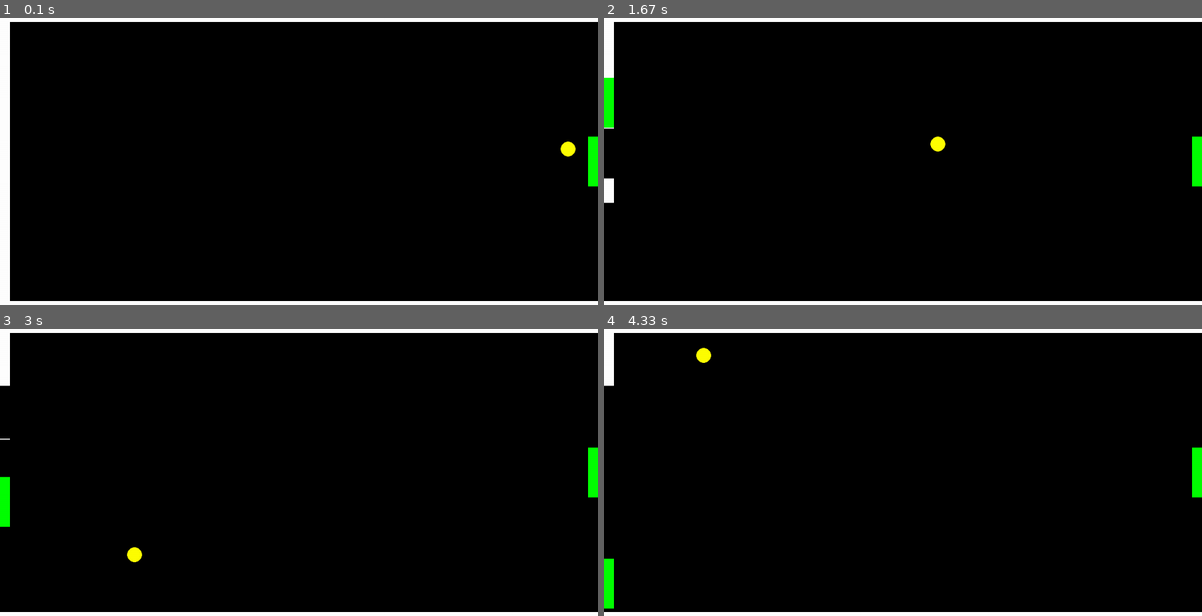
Above: before the commit, frames 1-4 (two rows, left to right).
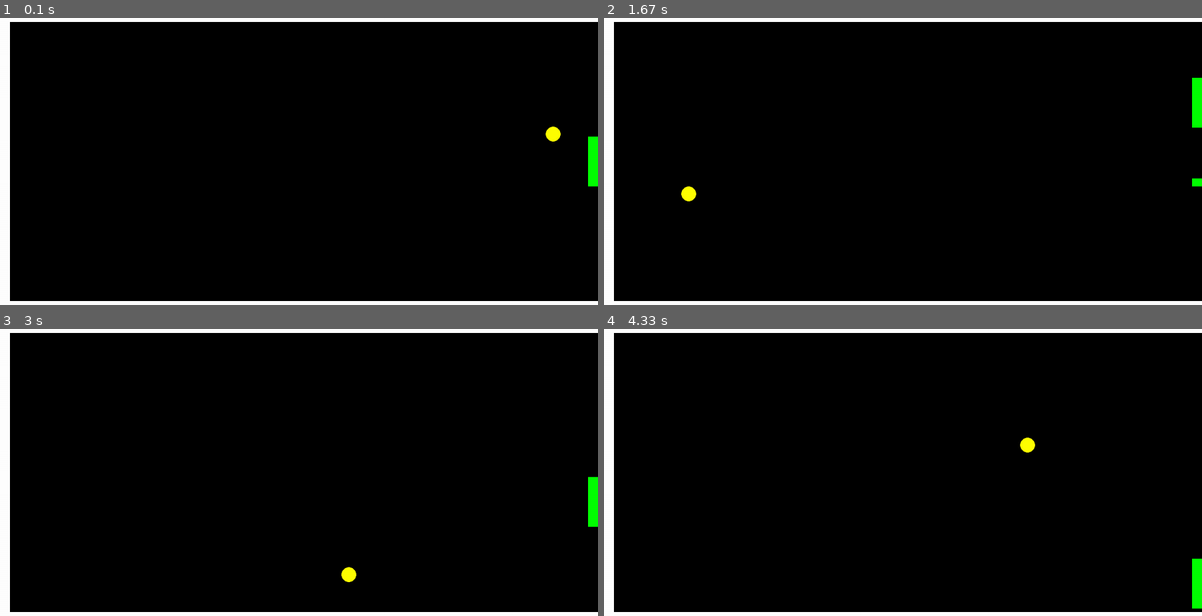
Above: after the commit, the same moments.

Repository: Spartan-119/Self-Learning-Squash-game
Game: pygame game, started from pygame_spyder.py
The game is run twice, just before and just after one commit, with the same random seed, the same clock (stepped at 60 frames per second) and the same inputs.
Inputs (mouse positions are in pixels of both pictures, inside the frame that each line leads up to):
- Up to frame 1 (0.1 s): no input
- Up to frame 2 (1.67 s): click (1094, 152) at 0.38 s; click (962, 227) at 0.72 s; click (1124, 267) at 1.05 s; click (759, 101) at 1.38 s
- Up to frame 3 (3 s): click (299, 509) at 1.72 s; click (215, 409) at 2.05 s; click (508, 549) at 2.38 s; click (101, 501) at 2.72 s
- Up to frame 4 (4.33 s): click (729, 415) at 3.05 s; click (759, 524) at 3.38 s; click (1118, 541) at 3.72 s; click (723, 584) at 4.05 s

The runs differ from the first frame. In frame 1, 0.2% of the frame differs, in the area x 91-97%, y 37-49%; in frame 2, 1.9%; in frame 3, 1.9%; in frame 4, 2.1%, in the area x 0-100%, y 6-99%.

Commit message:
Add files via upload

Diff:
--- a/pygame_spyder.py
+++ b/pygame_spyder.py
@@ -12,7 +12,7 @@
 ball_color = pg.Color("Yellow")
 paddle_color = pg.Color("Green")
 VELOCITY = 5
-FRAMERATE = 60
+FRAMERATE = 120
 clock = pg.time.Clock()
 
 
@@ -37,7 +37,7 @@
         asper the command given by an input device
         (in this case it is Mouse cursor)'''
     # method to update the position of the Ball
-    def update(self): #, paddle_y, paddle_WIDTH, paddle_HEIGHT):
+    def update(self, paddle_y, paddle_WIDTH, paddle_HEIGHT): #, paddle_y, paddle_WIDTH, paddle_HEIGHT):
         newx = self.x + self.vx
         newy = self.y + self.vy
 
@@ -48,12 +48,19 @@
             and (newx + self.RADIUS >= WIDTH - paddle_WIDTH or newx - self.RADIUS <= Paddle.WIDTH):
             self.vx = - self.vx'''
 
+        ''' for along the X axis '''
         if newx < BORDER + self.RADIUS: #or newx > HEIGHT - BORDER - self.RADIUS:
             self.vx = - self.vx
 
         ''' for along the Y axis '''
         if newy < BORDER + self.RADIUS or newy > HEIGHT - BORDER - self.RADIUS:
             self.vy = - self.vy
+
+        ''' logic to bounce off the ball when it hits the paddle '''
+        if newx >= WIDTH - paddle_WIDTH: #and newx - self.RADIUS <= Paddle.WIDTH:
+            self.vx = -self.vx
+
+
 
         # to show the moving ball
         self.show(bgcolor)
@@ -108,8 +115,8 @@
     if e.type == pg.QUIT:
         break
 
-    ball.update() #paddle.y, paddle.WIDTH, paddle.HEIGHT)
-    paddle.update(pg.mouse.get_pos()[1],0)
+    ball.update(paddle.y, paddle.WIDTH, paddle.HEIGHT) #paddle.y, paddle.WIDTH, paddle.HEIGHT)
+    paddle.update(pg.mouse.get_pos()[1], WIDTH-BORDER)
 
     ''' This method should be called once per frame. It will compute how many
         milliseconds have passed since the previous call.
